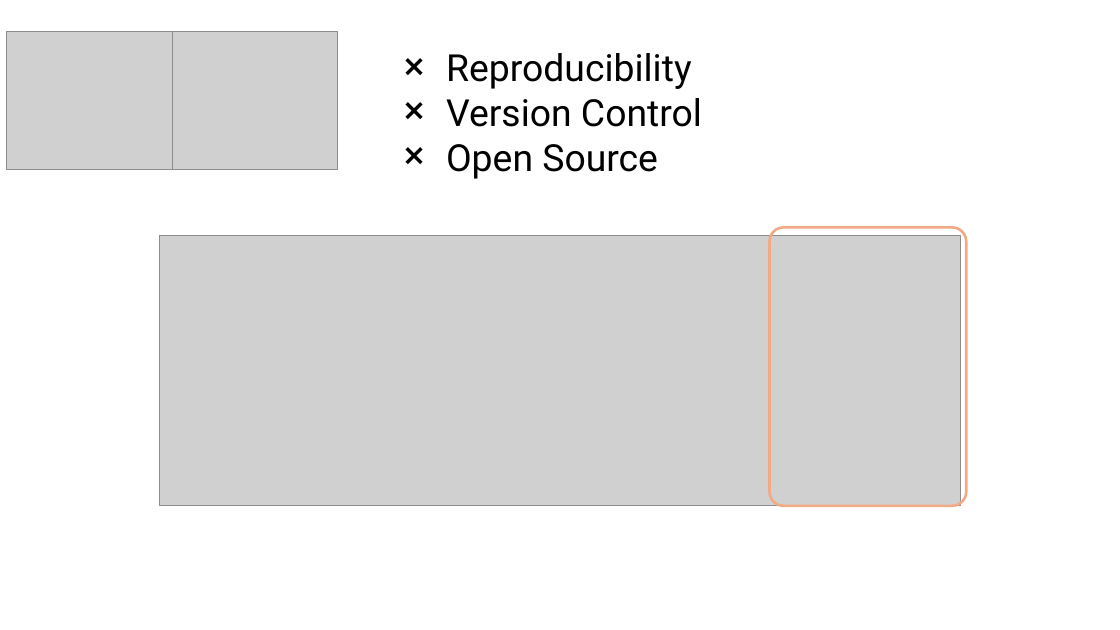
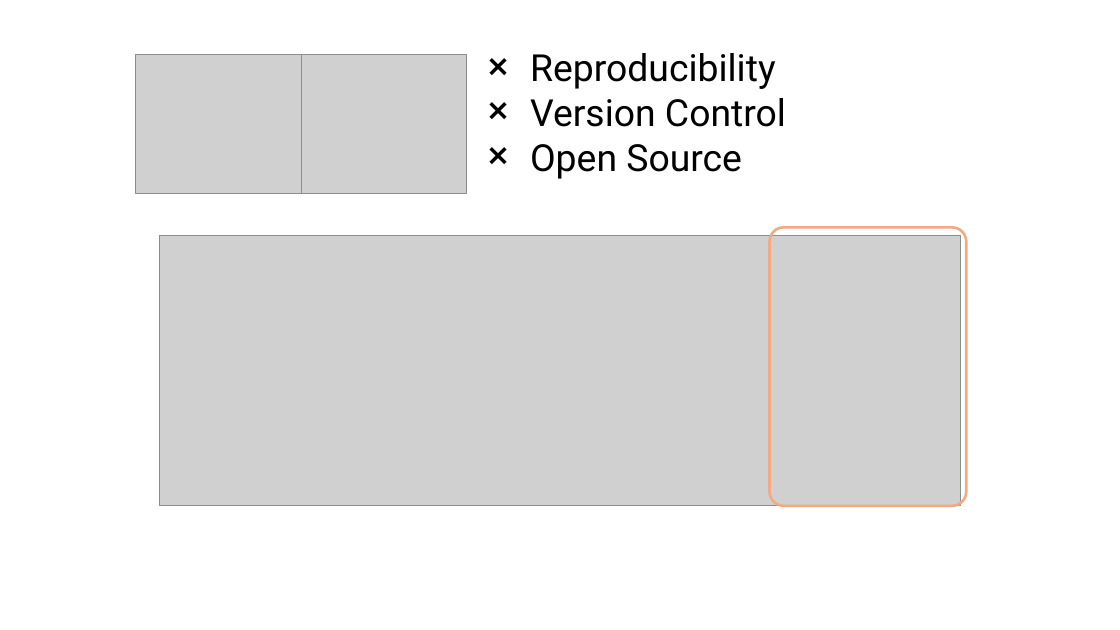
Before and after one commit to jhelvy/2025-posit-conf-surveydown, a slide deck: slide 4 of images/images.pptx. Drawn at 1120x630 pixels with LibreOffice and Linux fonts; fonts in the diff are those of the drawing; grey boxes stand for pictures. Boxes give left, top, right and bottom in pixels: in the first picture for what was removed or moved away, otherwise in the second. Text is boxed around its words. In the diff, an @@ line names an element or a change of style, - is before the commit and + after.

```diff
--- a/images/images.pptx
+++ b/images/images.pptx
@@ picture: place and size @@
-picture at [7,31,172,170]
+picture at [136,55,302,193]
@@ picture: place and size @@
-picture at [172,31,338,170]
+picture at [302,55,467,193]
@@ text "Reproducibility": place and size @@
-text "Reproducibility" at [446,53,702,179]
+text "Reproducibility" at [530,53,786,179]
```
Also in this commit, not shown: 9 other slides changed, 2 slides removed, 39 other files.
